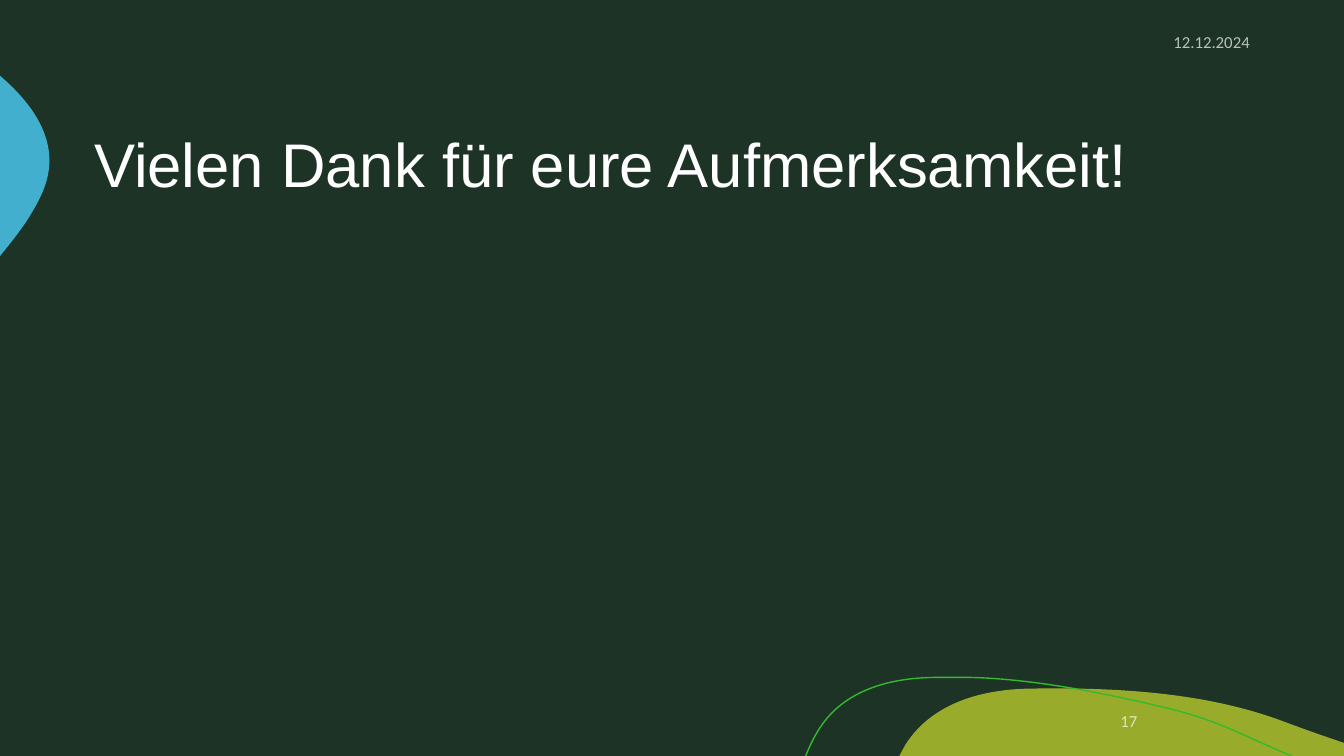
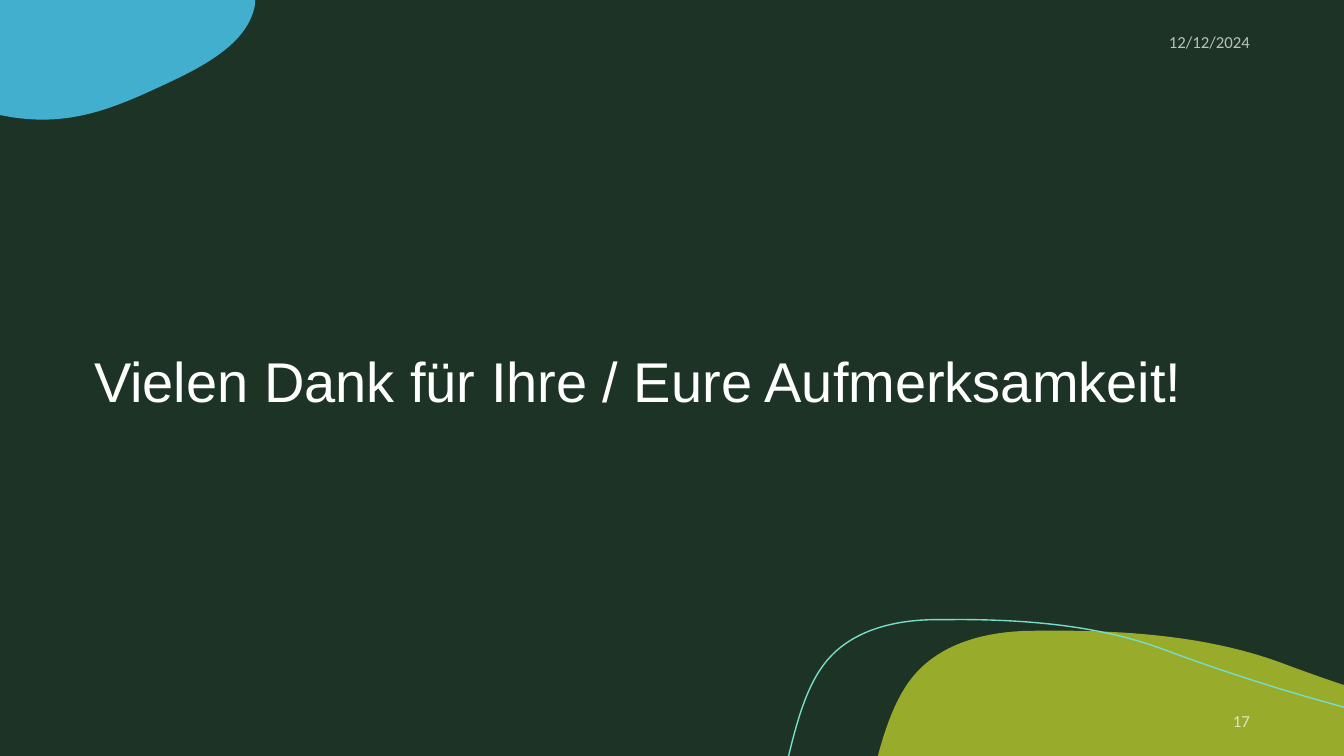
Before and after one commit to zIExpantion/ZumGelbenBach, a slide deck: slide 17 of Dokumente/Sprint-Backlog/Sprint-Backlog2.pptx. Drawn at 1344x756 pixels with LibreOffice and Linux fonts; fonts in the diff are those of the drawing; background and template pictures are left out. Boxes give left, top, right and bottom in pixels: in the first picture for what was removed or moved away, otherwise in the second. Text is boxed around its words. In the diff, an @@ line names an element or a change of style, - is before the commit and + after.

```diff
--- a/Dokumente/Sprint-Backlog/Sprint-Backlog2.pptx
+++ b/Dokumente/Sprint-Backlog/Sprint-Backlog2.pptx
@@ rectangle added at box(0, 0, 1344, 756), fill #1D3326 @@
@@ freeform shape added at box(0, 0, 255, 120), fill #42AFCE @@
@@ text at box(1169, 36, 1250, 49): text changed @@
-12.12.2024
+12/12/2024
@@ freeform shape removed at box(0, 76, 49, 256) @@
@@ freeform shape added at box(0, 76, 49, 256), fill #42AFCE @@
@@ title "Vielen Dank für Ihre / ..." at box(94, 361, 1182, 403): vertical alignment middle to bottom @@
@@ title at box(94, 361, 1182, 403): text changed; size 44 to 40 pt @@
-Vielen Dank für eure Aufmerksamkeit!
+Vielen Dank für Ihre / Eure Aufmerksamkeit!
@@ freeform shape added at box(788, 620, 1344, 756), outline #77DCC9 1 pt @@
@@ freeform shape added at box(878, 631, 1344, 756), fill #99AB2B @@
@@ freeform shape removed at box(806, 678, 1293, 756) @@
@@ freeform shape added at box(806, 678, 1293, 756), outline #33BA2F 1 pt @@
@@ freeform shape removed at box(899, 689, 1344, 756) @@
@@ freeform shape added at box(899, 689, 1344, 756), fill #99AB2B @@
@@ page number: place and size @@
-page number at box(1120, 716, 1137, 727)
+page number at box(1233, 716, 1250, 727)
@@ page number at box(1233, 716, 1250, 727): more space between paragraphs @@
```
Also in this commit, not shown: 3 other slides changed.
